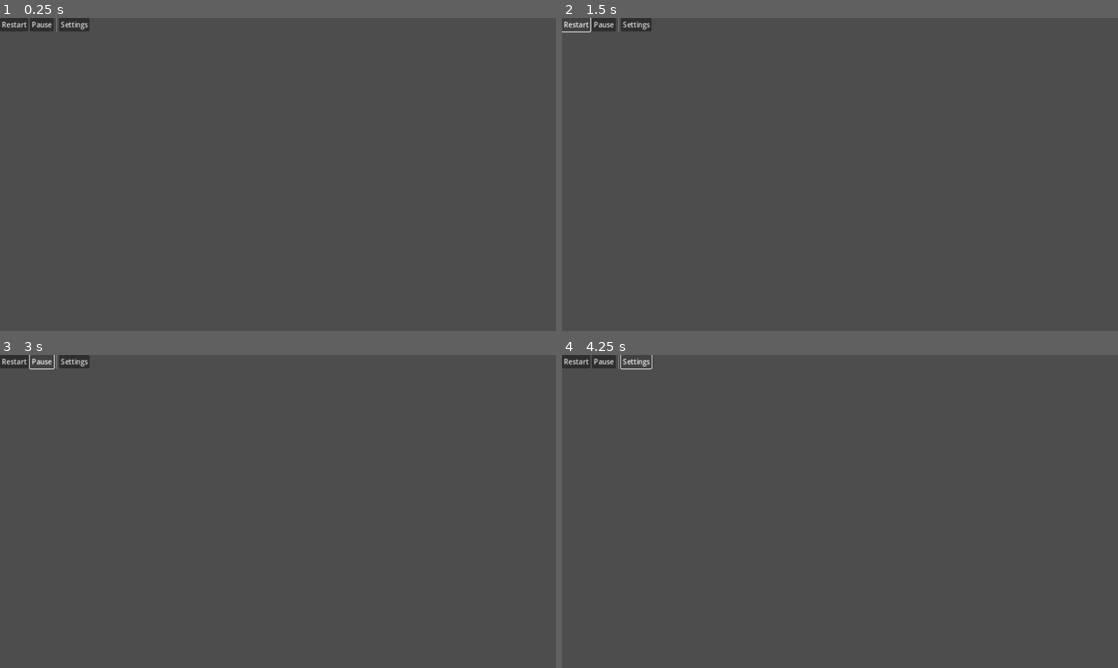
Above: before the commit, frames 1-4 (two rows, left to right).
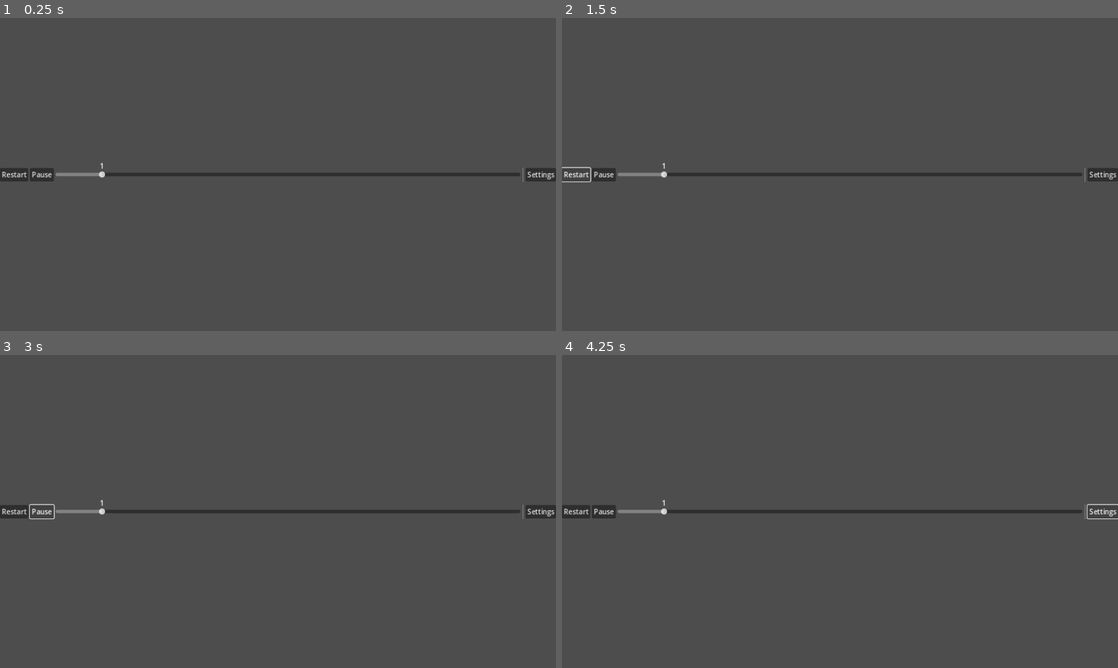
Above: after the commit, the same moments.

Repository: wivest/Natural-Selection
Game: Godot game, scene res://ui/bar/bar.tscn
The game is run twice, just before and just after one commit, with the same random seed, the same clock (stepped at 60 frames per second) and the same inputs. This scene is started directly instead of the project's main scene.
Inputs:
- Up to frame 1 (0.25 s): no input
- Up to frame 2 (1.5 s): click "Restart" at 0.5 s; click "Restart" at 1.25 s
- Up to frame 3 (3 s): click "Restart" at 2 s; click "Pause" at 2.75 s
- Up to frame 4 (4.25 s): click "Settings" at 3.5 s

The runs differ from the first frame. In frame 1, 1.8% of the frame differs, in the area x 0-100%, y 0-53%; in frame 2, 1.7%; in frame 3, 1.7%; in frame 4, 1.6%.

Commit message:
feat: add Slider to scene

Diff:
--- a/ui/bar/bar.tscn
+++ b/ui/bar/bar.tscn
@@ -1,9 +1,18 @@
-[gd_scene load_steps=3 format=3 uid="uid://b6hsim7etwda0"]
+[gd_scene load_steps=4 format=3 uid="uid://b6hsim7etwda0"]
 
 [ext_resource type="Script" path="res://ui/bar/nodes/pause.gd" id="1_2hn0v"]
 [ext_resource type="Script" path="res://ui/bar/nodes/restart.gd" id="1_td8p0"]
+[ext_resource type="PackedScene" uid="uid://df6hmjm8x6q3w" path="res://ui/slider/slider.tscn" id="3_vjxlf"]
 
 [node name="Bar" type="HBoxContainer"]
+anchors_preset = 14
+anchor_top = 0.5
+anchor_right = 1.0
+anchor_bottom = 0.5
+offset_top = -15.5
+offset_bottom = 15.5
+grow_horizontal = 2
+grow_vertical = 2
 
 [node name="Restart" type="Button" parent="."]
 layout_mode = 2
@@ -15,6 +24,14 @@
 text = "Pause"
 script = ExtResource("1_2hn0v")
 
+[node name="Speed" parent="." instance=ExtResource("3_vjxlf")]
+layout_mode = 2
+size_flags_horizontal = 3
+size_flags_vertical = 4
+max_value = 10.0
+step = 0.1
+value = 1.0
+
 [node name="Section" type="VSeparator" parent="."]
 layout_mode = 2
 
